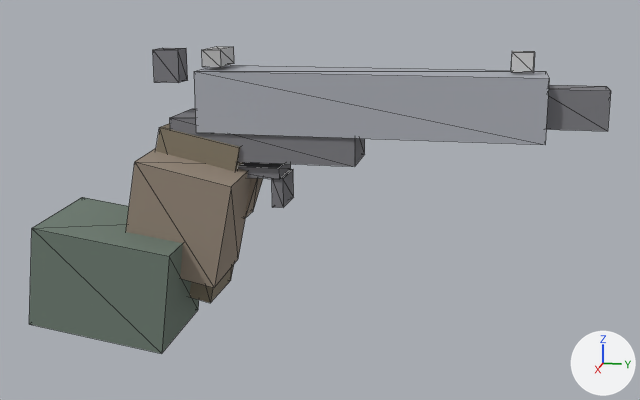
The glTF model assets/models/weapon_pistol.glb as it was, and as the next commit left it.
Both versions are drawn from a 50 mm camera at (0.926, 0.292, 0.148) aimed at (0.039, 0.114, -0.074). Every picture has the same lights, and +X, +Y and +Z are marked at lower right. The first picture is the older version. Mesh edges are drawn as thin lines. Vertices at exactly the same position are counted once.

Before the edit, the objects in view are built like this:
```python
me_mesh_0 = bpy.data.meshes.new('Mesh_0')
me_mesh_0.from_pydata(...)  # 104 vertices, 156 faces; spans x -0.039..0.12, y -0.187..0.4, z -0.228..0.08
me_mesh_0.materials.append(mat_weapon_pistol)
ob_weapon_pistol_root = bpy.data.objects.new('weapon_pistol_root', me_mesh_0)
ob_weapon_pistol_root.location = (0.0, 0.0, 0.0)
```
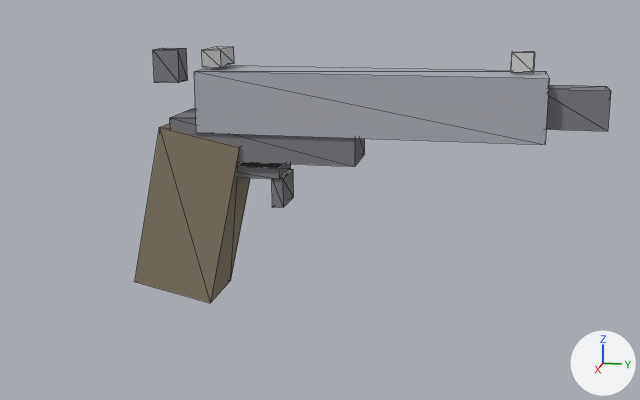
Pixel boxes (x1, y1, x2, y2) of what changed, in the pictures (640 x 400 px):
```json
{"object": "weapon_pistol_root", "change": "reshaped", "before": [29, 46, 611, 354], "after": [135, 46, 611, 303], "on screen": "18% narrower, 17% shorter"}
{"part": 1, "of": "me_mesh_0", "change": "deleted", "before": [126, 148, 252, 288], "on screen": "brown"}
{"part": 2, "of": "me_mesh_0", "change": "deleted", "before": [244, 178, 263, 218]}
{"part": 3, "of": "me_mesh_0", "change": "deleted", "before": [29, 197, 199, 354]}
```

Scene script edits in JSON lines:
```json
{"block": "me_mesh_0", "where": "# used by ob_weapon_pistol_root; location = (0.0, 0.0, 0.0)"}
{"op": "remove", "block": "me_mesh_0", "code": "me_mesh_0.from_pydata(...)  # 104 vertices, 156 faces; spans x -0.039..0.12, y -0.187..0.4, z -0.228..0.08"}
{"op": "add", "block": "me_mesh_0", "code": "me_mesh_0.from_pydata(...)  # 80 vertices, 120 faces; spans x -0.039..0.039, y -0.098..0.4, z -0.197..0.08"}
{"block": "me_mesh_0", "change": "me_mesh_0 part 1: the loose piece of 8 vertices spanning x -0.006..0.086, y -0.094..0.034, z -0.165..-0.025 is deleted"}
{"block": "me_mesh_0", "change": "me_mesh_0 part 2: the loose piece of 8 vertices spanning x -0.029..0.005, y -0.049..0.039, z -0.108..-0.032 is deleted"}
{"block": "me_mesh_0", "change": "me_mesh_0 part 3: the loose piece of 8 vertices spanning x 0.0..0.12, y -0.187..-0.023, z -0.228..-0.092 is deleted"}
```
